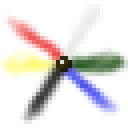
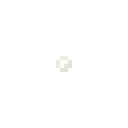
The second 128 × 128 image is a revision of the first. Changes to its layers:
added layer "order" above "earth" over [56, 56, 72, 72]
showed "air" over [56, 56, 72, 72]
hid "primrev" over [56, 56, 72, 72]
hid "primreveffect" over [0, 4, 128, 124]
